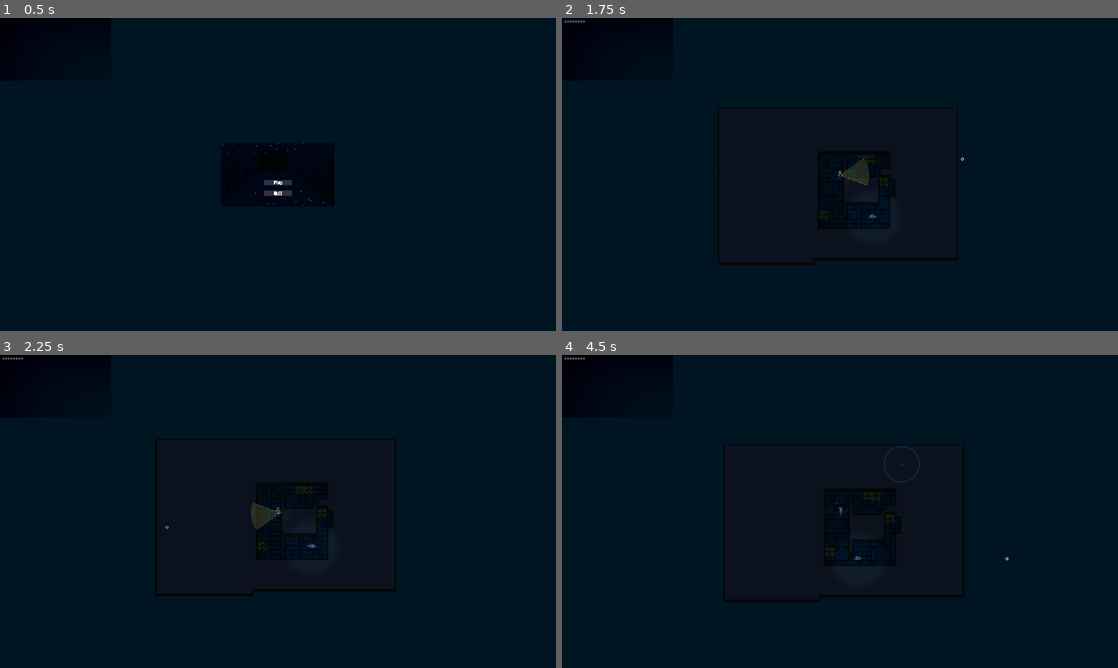
Above: before the commit, frames 1-4 (two rows, left to right).
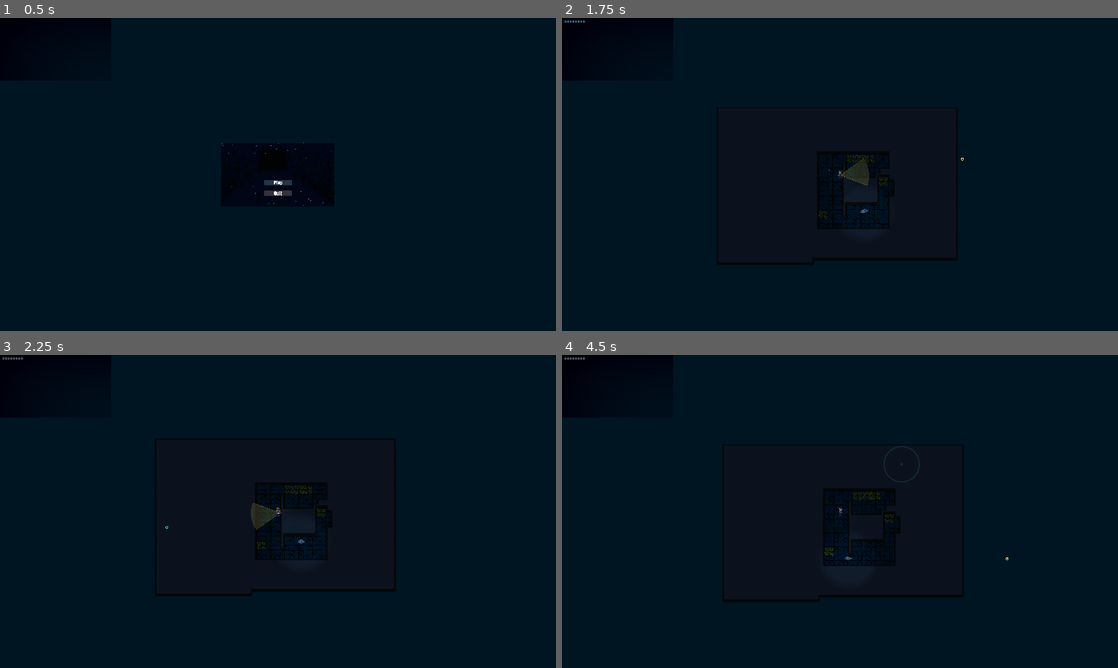
Above: after the commit, the same moments.

Repository: jablonskibrandan/GodotWild98
Game: Godot game, scene res://scenes/main_menu.tscn
Same seed, same stepped clock (60 frames per second), same inputs: the game is played once before the commit and once after it. Sound files missing from this copy of the repository are replaced by a short silence.
Inputs (mouse positions are in pixels of both pictures, inside the frame that each line leads up to):
- Up to frame 1 (0.5 s): no input
- Up to frame 2 (1.75 s): click (840, 183) at 0.5 s; tap Enter at 1.25 s; move the mouse to (962, 158) at 1.27 s; hold D (move_right) from 1.28 s (still down); hold F (flashlight_toggle) from 1.28 s (still down)
- Up to frame 3 (2.25 s): tap Space at 2 s; move the mouse to (166, 527) at 2.02 s; release D (move_right) at 2.03 s; release F (flashlight_toggle) at 2.03 s; hold S (move_down) from 2.03 s (still down); right-click (166, 527) at 2.1 s
- Up to frame 4 (4.5 s): move the mouse to (895, 442) at 2.77 s; release S (move_down) at 2.78 s; press the mouse at (895, 442) at 2.78 s; hold D (move_right) 2.78-3.53 s; tap Enter at 3.5 s; move the mouse to (812, 574) at 3.52 s; release the mouse at (812, 574) at 3.53 s; hold W (move_up) 3.53-4.28 s; tap F (flashlight_toggle) at 3.6 s; move the mouse to (1006, 558) at 4.27 s; hold A (move_left) from 4.28 s (still down); hold Right mouse button (tool_next) from 4.28 s (still down)

Frame 1 is identical in both runs. In frame 2, 0.5% of the frame differs, in the area x 45-73%, y 43-79%; in frame 3, 0.5%; in frame 4, 0.6%, in the area x 28-81%, y 28-79%.

Commit message:
additional monster types + monster behavior fixes

Diff:
--- a/scenes/floor_one.tscn
+++ b/scenes/floor_one.tscn
@@ -10,7 +10,6 @@
 [ext_resource type="Script" uid="uid://bur0ibmglvosm" path="res://scripts/tools/distraction_manager.gd" id="5_xmt1j"]
 [ext_resource type="AudioStream" uid="uid://cgismexgs6pve" path="res://audio/sfx/Sunken Tower Flash Light On.wav" id="6_h4j6i"]
 [ext_resource type="Script" uid="uid://clc1phwuj8tqs" path="res://scripts/player/target_cursor.gd" id="6_target"]
-[ext_resource type="PackedScene" uid="uid://dm48ti74qwqcc" path="res://scenes/monster.tscn" id="7_6d0m4"]
 [ext_resource type="AudioStream" uid="uid://bbhokhr8ntf8v" path="res://audio/sfx/Sunken Tower Flashlight Off.wav" id="7_dptav"]
 [ext_resource type="Texture2D" uid="uid://bw6hly1gbcf34" path="res://visuals/tilesets/wall_tiles.png" id="9_panii"]
 [ext_resource type="Texture2D" uid="uid://d0jy1aj7v7fn5" path="res://visuals/player/cap_frog.png" id="9_y0f35"]
@@ -21,6 +20,7 @@
 [ext_resource type="Texture2D" uid="uid://dp4illl5bapcx" path="res://visuals/ui/air_release.png" id="14_fio2n"]
 [ext_resource type="Texture2D" uid="uid://deo156ulol0mh" path="res://visuals/player/flashlight_small.png" id="15_bkyrt"]
 [ext_resource type="Shader" uid="uid://bogy8vvctkjss" path="res://visuals/crt_shader.gdshader" id="17_ap1ie"]
+[ext_resource type="PackedScene" uid="uid://dm48ti74qwqcc" path="res://scenes/monsters/base_blue_monster.tscn" id="18_8uit6"]
 [ext_resource type="Texture2D" uid="uid://qud7y6guapj7" path="res://visuals/ui/bubble_bar.png" id="19_tc85r"]
 
 [sub_resource type="TileSetAtlasSource" id="TileSetAtlasSource_gnqv8"]
@@ -760,7 +760,7 @@
 }]
 
 [sub_resource type="RectangleShape2D" id="RectangleShape2D_w3p8w"]
-size = Vector2(9, 15.999996)
+size = Vector2(12, 18)
 
 [sub_resource type="Gradient" id="Gradient_y0f35"]
 colors = PackedColorArray(1, 1, 1, 1, 0, 0, 0, 1)
@@ -782,6 +782,8 @@
 [sub_resource type="Curve" id="Curve_fio2n"]
 _data = [Vector2(0, 1), 0.0, 0.0, 0, 0, Vector2(1, 0.09473693), -0.22365329, 0.0, 0, 0]
 point_count = 2
+
+[sub_resource type="CapsuleShape2D" id="CapsuleShape2D_msa8h"]
 
 [sub_resource type="CanvasTexture" id="CanvasTexture_fio2n"]
 
@@ -841,6 +843,9 @@
 [node name="SeaweedPatch4" parent="Background" unique_id=1093436318 instance=ExtResource("5_8uit6")]
 position = Vector2(192, 80)
 
+[node name="SeaweedPatch5" parent="Background" unique_id=1260615049 instance=ExtResource("5_8uit6")]
+position = Vector2(130, 80)
+
 [node name="ToolManager" type="Node2D" parent="." unique_id=1764216630]
 script = ExtResource("2_tool_manager")
 
@@ -864,7 +869,7 @@
 [node name="Player" type="CharacterBody2D" parent="." unique_id=1781135234]
 texture_filter = 1
 position = Vector2(50, 135)
-collision_layer = 4
+collision_layer = 2
 collision_mask = 3
 motion_mode = 1
 script = ExtResource("5_player")
@@ -885,8 +890,7 @@
 metadata/_edit_lock_ = true
 
 [node name="CollisionShape2D" type="CollisionShape2D" parent="Player" unique_id=1492954828]
-position = Vector2(0, 11.5)
-rotation = 1.5707964
+position = Vector2(0, 6)
 shape = SubResource("RectangleShape2D_w3p8w")
 metadata/_edit_lock_ = true
 
@@ -930,12 +934,19 @@
 texture = ExtResource("15_bkyrt")
 hframes = 2
 
+[node name="BitableArea" type="Area2D" parent="Player" unique_id=595591925]
+collision_layer = 2
+collision_mask = 8
+
+[node name="CollisionShape2D" type="CollisionShape2D" parent="Player/BitableArea" unique_id=705079163]
+shape = SubResource("CapsuleShape2D_msa8h")
+
 [node name="MonsterManager" type="Node2D" parent="." unique_id=1820516849]
 y_sort_enabled = true
 script = ExtResource("10_0sur2")
 
-[node name="Monster" parent="MonsterManager" unique_id=1813013398 instance=ExtResource("7_6d0m4")]
-position = Vector2(206, 281)
+[node name="Blue_Monster" parent="MonsterManager" unique_id=447894495 instance=ExtResource("18_8uit6")]
+position = Vector2(182, 269)
 
 [node name="TargetCursor" type="Node2D" parent="." unique_id=1575986569]
 script = ExtResource("6_target")
@@ -999,5 +1010,3 @@
 material = SubResource("ShaderMaterial_riqys")
 mesh = SubResource("QuadMesh_bhunq")
 metadata/_edit_lock_ = true
-
-[editable path="MonsterManager/Monster"]
--- a/scenes/monster.tscn
+++ b/scenes/monsters/base_blue_monster.tscn
@@ -100,6 +100,10 @@
 "speed": 5.0
 }]
 
+[sub_resource type="CapsuleShape2D" id="CapsuleShape2D_qxvjs"]
+radius = 6.0
+height = 22.0
+
 [sub_resource type="Gradient" id="Gradient_y0f35"]
 offsets = PackedFloat32Array(0.7, 1)
 colors = PackedColorArray(1, 1, 1, 1, 0, 0, 0, 1)
@@ -116,23 +120,14 @@
 metadata/_snap_enabled = true
 
 [sub_resource type="CapsuleShape2D" id="CapsuleShape2D_wd5ij"]
-radius = 7.0
-height = 19.0
+radius = 4.0
+height = 15.0
 
-[node name="Monster" type="CharacterBody2D" unique_id=447894495]
+[node name="Blue_Monster" type="CharacterBody2D" unique_id=447894495]
 collision_layer = 8
 collision_mask = 9
+motion_mode = 1
 script = ExtResource("1_1cbnp")
-
-[node name="TargetFinder" type="Node2D" parent="." unique_id=1955017602]
-script = ExtResource("2_c47ug")
-
-[node name="NavigationAgent2D" type="NavigationAgent2D" parent="." unique_id=1754214499]
-path_desired_distance = 5.0
-target_desired_distance = 5.0
-path_postprocessing = 1
-debug_use_custom = true
-debug_path_custom_color = Color(0.59468883, 0.18581569, 0.029100718, 1)
 
 [node name="AnimatedSprite2D" type="AnimatedSprite2D" parent="." unique_id=174872278]
 modulate = Color(0.50878495, 0.490175, 0.47421646, 1)
@@ -142,6 +137,26 @@
 autoplay = "swim"
 frame = 6
 frame_progress = 1.0
+
+[node name="TargetFinder" type="Node2D" parent="." unique_id=1955017602]
+script = ExtResource("2_c47ug")
+
+[node name="BiteArea" type="Area2D" parent="TargetFinder" unique_id=1093071369]
+position = Vector2(-8, 0)
+collision_layer = 8
+collision_mask = 2
+monitorable = false
+
+[node name="CollisionShape2D" type="CollisionShape2D" parent="TargetFinder/BiteArea" unique_id=858733797]
+rotation = 1.5707964
+shape = SubResource("CapsuleShape2D_qxvjs")
+
+[node name="NavigationAgent2D" type="NavigationAgent2D" parent="." unique_id=1754214499]
+path_desired_distance = 5.0
+target_desired_distance = 5.0
+path_postprocessing = 1
+debug_use_custom = true
+debug_path_custom_color = Color(0.59468883, 0.18581569, 0.029100718, 1)
 
 [node name="PointLight2D" type="PointLight2D" parent="." unique_id=2009398952]
 position = Vector2(-1, 5)
--- /dev/null
+++ b/scenes/monsters/gray_monster.tscn
@@ -0,0 +1,24 @@
+[gd_scene format=3 uid="uid://6px8vy48up1p"]
+
+[ext_resource type="PackedScene" uid="uid://dm48ti74qwqcc" path="res://scenes/monsters/base_blue_monster.tscn" id="1_hopk4"]
+
+[node name="Gray_Monster" unique_id=447894495 instance=ExtResource("1_hopk4")]
+chase_speed = 85.0
+wander_speed = 20.0
+
+[node name="TargetFinder" parent="." index="0" unique_id=1955017602]
+vision = 33.0
+field_of_vision = 225.0
+hearing = 100.0
+focus = 0.1
+
+[node name="AnimatedSprite2D" parent="." index="2" unique_id=174872278]
+modulate = Color(0.15935335, 0.14924654, 0.14250839, 1)
+
+[node name="PointLight2D" parent="." index="3" unique_id=2009398952]
+visible = false
+enabled = false
+
+[node name="PointLight2D" parent="PointLight2D" index="0" unique_id=1787844453]
+visible = false
+enabled = false
--- /dev/null
+++ b/scenes/monsters/red_monster.tscn
@@ -0,0 +1,20 @@
+[gd_scene format=3 uid="uid://bwpdxk16drrhm"]
+
+[ext_resource type="PackedScene" uid="uid://dm48ti74qwqcc" path="res://scenes/monsters/base_blue_monster.tscn" id="1_tx0i8"]
+
+[node name="Red_Monster" unique_id=447894495 instance=ExtResource("1_tx0i8")]
+radius = 20.0
+chase_speed = 35.0
+wander_speed = 6.0
+
+[node name="TargetFinder" parent="." index="0" unique_id=1955017602]
+vision = null
+field_of_vision = null
+hearing = null
+memory = null
+focus = null
+chosen_priority = null
+
+[node name="AnimatedSprite2D" parent="." index="2" unique_id=174872278]
+modulate = Color(0.42745098, 0.18431373, 0.1254902, 1)
+scale = Vector2(1.5, 1.5)
--- /dev/null
+++ b/scenes/monsters/yellow_monster.tscn
@@ -0,0 +1,27 @@
+[gd_scene format=3 uid="uid://cqjl0cwe3lhux"]
+
+[ext_resource type="PackedScene" uid="uid://dm48ti74qwqcc" path="res://scenes/monsters/base_blue_monster.tscn" id="1_pi713"]
+
+[node name="Yellow_Monster" unique_id=447894495 instance=ExtResource("1_pi713")]
+radius = 12.0
+chase_speed = 65.0
+wander_speed = 12.0
+wander_distance = 80.0
+
+[node name="AnimatedSprite2D" parent="." index="0" unique_id=174872278]
+modulate = Color(0.65076745, 0.6334936, 0.32694778, 1)
+scale = Vector2(1.2, 1)
+
+[node name="TargetFinder" parent="." index="1" unique_id=1955017602]
+vision = 150.0
+field_of_vision = 315.0
+hearing = 40.0
+
+[node name="BiteArea" parent="TargetFinder" index="0" unique_id=1093071369]
+scale = Vector2(1.2, 1.2)
+
+[node name="PointLight2D" parent="." index="3" unique_id=2009398952]
+texture_scale = 1.5
+
+[node name="PointLight2D" parent="PointLight2D" index="0" unique_id=1787844453]
+texture_scale = 0.3
--- a/scripts/environment/seaweed.gd
+++ b/scripts/environment/seaweed.gd
@@ -12,4 +12,4 @@
 	#offset positions slightly so looks more natural in a patch
 	#keep position offset limited to <= 2 so collision is continuous
 	const max_offset : float = 1.0
-	position += Vector2(randf_range(-max_offset, max_offset), randf_range(max_offset,max_offset))
+	animated_sprite_2d.position += Vector2(randf_range(-max_offset, max_offset), randf_range(-max_offset,max_offset))
--- a/scripts/monsters/base_monster.gd
+++ b/scripts/monsters/base_monster.gd
@@ -1,9 +1,16 @@
 class_name BaseMonster
 extends CharacterBody2D
 
+## VARIATIONS
+## blue - default
+## red - larger and slower
+## yellow - a bit faster, high vision, low hearing
+## gray - fast, very low vision, high hearing, low memory + focus
+
+
 signal monster_bit_player()
 
-@export_range(1.0, 100.0, 1.0) var radius: float = 9.0
+@export_range(1.0, 100.0, 1.0) var radius: float = 10.0
 @export_range(1.0, 1000.0, 1.0) var chase_speed: float = 50.0
 @export_range(1.0, 1000.0, 1.0) var wander_speed: float = 10.0
 @export_range(1.0, 100.0, 1.0) var wander_distance: float = 60.0
@@ -60,10 +67,12 @@
 func face_left():
 	animated_sprite.flip_h = false
 	target_finder.facing = Vector2.LEFT
+	target_finder.bite_area.position = Vector2(-8, 0)
 
 func face_right():
 	animated_sprite.flip_h = true
 	target_finder.facing = Vector2.RIGHT
+	target_finder.bite_area.position = Vector2(8, 0)
 
 func on_animation_finished():
 	if animation_locked:
@@ -107,9 +116,14 @@
 	return navigation_direction(wander_position) * wander_speed
 
 func new_wander_position(target_position: Vector2) -> Vector2:
-	var angle = randf_range(0.0, TAU)
-	var distance = randf_range(0.1, 1.0) * wander_distance
-	return target_position + (Vector2.from_angle(angle) * distance)
+	var angle := randf_range(0.0, TAU)
+	var distance := randf_range(0.1, 1.0) * wander_distance
+	var new_position := target_position + (Vector2.from_angle(angle) * distance)
+	navigation_agent.target_position = new_position
+	if navigation_agent.is_target_reachable() && navigation_agent.distance_to_target() <= wander_distance:
+		return new_position
+	else:
+		return target_position
 
 func navigation_direction(target_position: Vector2):
 	navigation_agent.target_position = target_position
--- a/scripts/monsters/monster_target_finder.gd
+++ b/scripts/monsters/monster_target_finder.gd
@@ -25,6 +25,8 @@
 # priority monster has to chase current target
 # correlated to distance for vision, and excess volume for hearing
 @export var chosen_priority:int = 0
+
+@onready var bite_area : Area2D = $BiteArea
 
 ###########################################################################
 # main functions for processing and handling input
@@ -54,8 +56,8 @@
 		return null
 
 func should_bite():
-	return (player != null && player.get_instance_id() == chosen_target
-			&& global_position.distance_to(player.global_position) < radius*2.0)
+	if player != null && player.get_instance_id() == chosen_target && target_infos[chosen_target].last_noticed <= .1:
+		return bite_area.has_overlapping_areas()
 
 func look_around():
 	if player != null:
@@ -77,9 +79,25 @@
 	var collision_mask := (1 << (environment_layer-1)) + (1 << (hidden_room_door_layer-1))
 	if !chasing:
 		collision_mask += (1 << (seaweed_layer-1))
-	var query = PhysicsRayQueryParameters2D.create(global_position + (facing * radius), target_node.global_position, collision_mask)
-	var result = space_state.intersect_ray(query)
-	var view_obstructed = result.size() > 0
+
+	#first ray moved towards eye to get around corners
+	var query_ray = PhysicsRayQueryParameters2D.create(global_position + (facing * radius), target_node.global_position, collision_mask)
+	var result_ray = space_state.intersect_ray(query_ray)
+	var view_obstructed = result_ray.size() > 0
+
+	if !view_obstructed:
+		#make sure starting point of ray was not in a wall
+		var query_point = PhysicsPointQueryParameters2D.new()
+		query_point.position = query_ray.from
+		query_point.collision_mask = query_ray.collision_mask
+		var result_point = space_state.intersect_point(query_point)
+		view_obstructed = result_point.size() > 0
+
+	if view_obstructed:
+		#second ray towards center to avoid getting stuck on walls
+		var query2 = PhysicsRayQueryParameters2D.create(global_position + (facing * 2), target_node.global_position, collision_mask)
+		var result2 = space_state.intersect_ray(query2)
+		view_obstructed = result2.size() > 0
 
 	var distance_to_target := global_position.distance_to(target_node.global_position)
 	var direction_to_target := global_position.direction_to(target_node.global_position)
--- a/scripts/player/player_controller.gd
+++ b/scripts/player/player_controller.gd
@@ -59,7 +59,6 @@
 		flashlight_sprite.show_behind_parent = false
 		flashlight_sprite.position.x = 0
 		flashlight_sprite.position.y = 3
-	flashlight_sprite.frame
 	flashlight_sprite.rotation = cursor_direction.angle()
 
 func update_facing(direction: Vector2):
